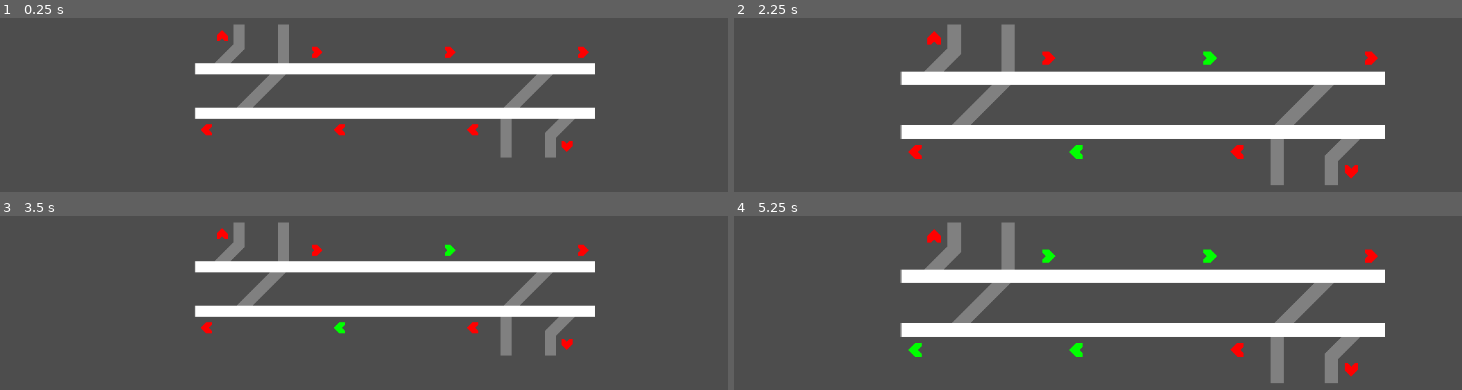
Above: before the commit, frames 1-4 (two rows, left to right).
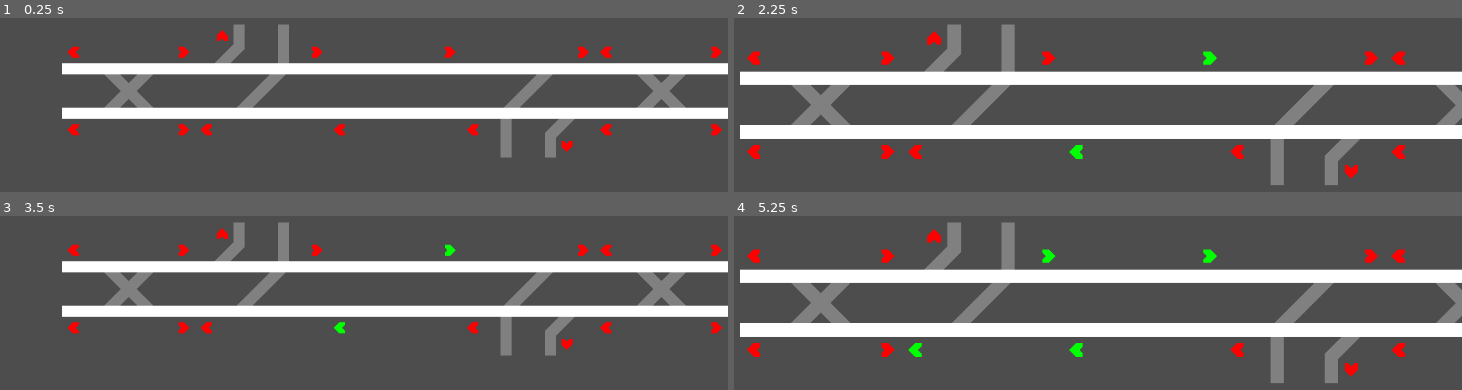
Above: after the commit, the same moments.

Repository: TurbogamesDev/signal-flow
Game: Godot game, scene res://Assets/Scenes/main.tscn
Two runs of this game, one before a commit and one after it. Both use one fixed random seed, a clock stepped at 60 frames per second and the inputs below.
Inputs (mouse positions are in pixels of both pictures, inside the frame that each line leads up to):
- Up to frame 1 (0.25 s): no input
- Up to frame 2 (2.25 s): tap Enter at 0.5, 2 s; move the mouse to (1185, 52) at 0.52 s; right-click (1185, 52) at 0.6 s; click (1185, 52) at 0.67 s; tap Space at 1.25 s; move the mouse to (1076, 129) at 1.27 s; click (1076, 129) at 1.35 s; move the mouse to (930, 24) at 2.02 s; tap Mouse wheel up (zoom_in) at 2.1 s; click (930, 24) at 2.17 s
- Up to frame 3 (3.5 s): tap Space at 2.75 s; move the mouse to (196, 235) at 2.77 s; tap Mouse wheel down (zoom_out) at 2.85 s; click (196, 235) at 2.92 s
- Up to frame 4 (5.25 s): tap Enter at 3.5 s; move the mouse to (1054, 250) at 3.52 s; right-click (1054, 250) at 3.6 s; click (1054, 250) at 3.67 s; tap Space at 4.25 s; move the mouse to (937, 327) at 4.27 s; click (937, 327) at 4.35 s; move the mouse to (1192, 222) at 5.02 s; tap Mouse wheel up (zoom_in) at 5.1 s; click (1192, 222) at 5.17 s

The runs differ from the first frame. In frame 1, 7.1% of the frame differs, in the area x 8-100%, y 16-68%; in frame 2, 7.5%, in the area x 0-100%, y 18-82%; in frame 3, 7.1%; in frame 4, 7.5%.

Commit message:
If an empty tile borders a double crossover tile, that tile can only be a terminating station tile in tile entropy calculation

Diff:
--- a/Assets/Scenes/main.tscn
+++ b/Assets/Scenes/main.tscn
@@ -9,4 +9,4 @@
 zoomFactor = 1.1
 
 [node name="TrackSegmentGrid" parent="." unique_id=2026210649 instance=ExtResource("2_qplxx")]
-tile_map_data = PackedByteArray(0, 0, 0, 0, 0, 0, 0, 0, 0, 0, 0, 0, 0, 0, 255, 255, 0, 0, 3, 0, 0, 0, 0, 0, 1, 0, 1, 0, 0, 0, 3, 0, 0, 0, 0, 0, 2, 0)
+tile_map_data = PackedByteArray(0, 0, 0, 0, 0, 0, 0, 0, 0, 0, 0, 0, 0, 0, 255, 255, 0, 0, 3, 0, 0, 0, 0, 0, 1, 0, 1, 0, 0, 0, 3, 0, 0, 0, 0, 0, 2, 0, 254, 255, 0, 0, 3, 0, 0, 0, 0, 0, 8, 0, 2, 0, 0, 0, 3, 0, 0, 0, 0, 0, 8, 0)
--- a/Assets/Scripts/track_segment_grid_scripts/track_segment_grid.gd
+++ b/Assets/Scripts/track_segment_grid_scripts/track_segment_grid.gd
@@ -43,6 +43,18 @@
 	Enums.RelativePosition.WEST: Enums.RelativePosition.EAST
 }
 
+const TERMINATING_STATION_TILE_ID_PAIRS: Array[Vector2i] = [
+	Vector2i(Enums.TrackSegmentType.STATION_TRACK_SEGMENT, Enums.StationTrackSegment.EAST_ENTRY_TERMINATING),
+	Vector2i(Enums.TrackSegmentType.STATION_TRACK_SEGMENT, Enums.StationTrackSegment.WEST_ENTRY_TERMINATING),
+	Vector2i(Enums.TrackSegmentType.STATION_TRACK_SEGMENT, Enums.StationTrackSegment.NORTH_ENTRY_TERMINATING),
+	Vector2i(Enums.TrackSegmentType.STATION_TRACK_SEGMENT, Enums.StationTrackSegment.SOUTH_ENTRY_TERMINATING)
+]
+
+const DOUBLE_CROSSOVER_SWITCHING_TILE_ID_PAIRS: Array[Vector2i] = [
+	Vector2i(Enums.TrackSegmentType.SWITCHING_TRACK_SEGMENT, Enums.SwitchingTrackSegment.HORIZONTAL_DOUBLE_CROSSOVER),
+	Vector2i(Enums.TrackSegmentType.SWITCHING_TRACK_SEGMENT, Enums.SwitchingTrackSegment.VERTICAL_DOUBLE_CROSSOVER)
+]
+
 
 func get_direction_maps_from_segment(segment: BaseTrainTrackSegment) -> Array[Dictionary]:
 	var return_value: Array[Dictionary] = []
@@ -246,21 +258,21 @@
 
 	return (not disconnected) if get_connection_status else compatible
 
-func get_only_unique_elements_of_array(input_array: Array) -> Array:
-	return input_array
-
-
-	var seen_items: Dictionary[Variant, bool] = {}
-
-	var filter_function: Callable = func(item: Variant) -> bool:
-		if seen_items.has(item):
-			return false
-
-		seen_items[item] = true
-
-		return true
-
-	return input_array.filter(filter_function)
+# func get_only_unique_elements_of_array(input_array: Array) -> Array:
+# 	return input_array
+
+
+# 	var seen_items: Dictionary[Variant, bool] = {}
+
+# 	var filter_function: Callable = func(item: Variant) -> bool:
+# 		if seen_items.has(item):
+# 			return false
+
+# 		seen_items[item] = true
+
+# 		return true
+
+# 	return input_array.filter(filter_function)
 
 func get_tile_types_compatible_with_location_in_relative_direction(location: Vector2i, relative_position: Enums.RelativePosition) -> Array[TileType]:
 	var tile_types_compatible: Array[TileType] = []
@@ -275,7 +287,23 @@
 
 		return tile_type_lookup_table.values()
 
+	var tile_is_double_crossover: bool = false
+
+	var tile_type_id_pair_for_location: Vector2i
+
+	if tile_instance_for_location:
+		tile_type_id_pair_for_location = Vector2i(
+			tile_instance_for_location.tile_type.tile_type_id,
+			tile_instance_for_location.tile_type.tile_id
+		)
+
+	if tile_type_id_pair_for_location in DOUBLE_CROSSOVER_SWITCHING_TILE_ID_PAIRS:
+		tile_is_double_crossover = true
+
 	for checking_tile_type_id_pair: Vector2i in tile_type_lookup_table.keys():
+		if tile_is_double_crossover and (checking_tile_type_id_pair not in TERMINATING_STATION_TILE_ID_PAIRS):
+			continue
+
 		var checking_tile_type: TileType = tile_type_lookup_table[checking_tile_type_id_pair]
 
 		var compatible: bool = false
@@ -307,7 +335,7 @@
 
 	# tile_types_compatible.
 
-	return get_only_unique_elements_of_array(tile_types_compatible)
+	return tile_types_compatible
 
 # func check_if_tile_type_in_tile_type_array(checking_tile_type: TileType, tile_type_array: Array[TileType]) -> bool:
 # 	for tile_type: TileType in tile_type_array:
@@ -320,6 +348,8 @@
 
 func calculate_tile_entropy(location: Vector2i) -> TileEntropy:
 	var valid_tile_types: Array[TileType] = tile_type_lookup_table.values()
+
+	# var double_crossover_in_neighbouring_tiles = false
 
 	for relative_position: Enums.RelativePosition in Enums.RelativePosition.values():
 		var valid_tile_types_for_relative_position: Array[TileType] = get_tile_types_compatible_with_location_in_relative_direction(
@@ -341,6 +371,8 @@
 			new_valid_tile_types.append(valid_tile_type)
 
 		valid_tile_types = new_valid_tile_types
+
+
 
 	return TileEntropy.new(
 		location,
